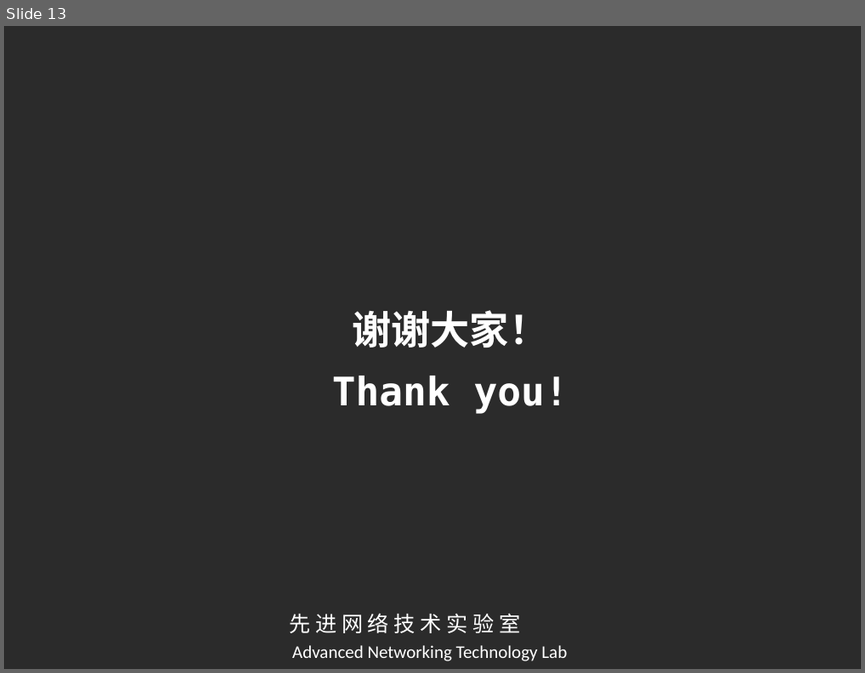
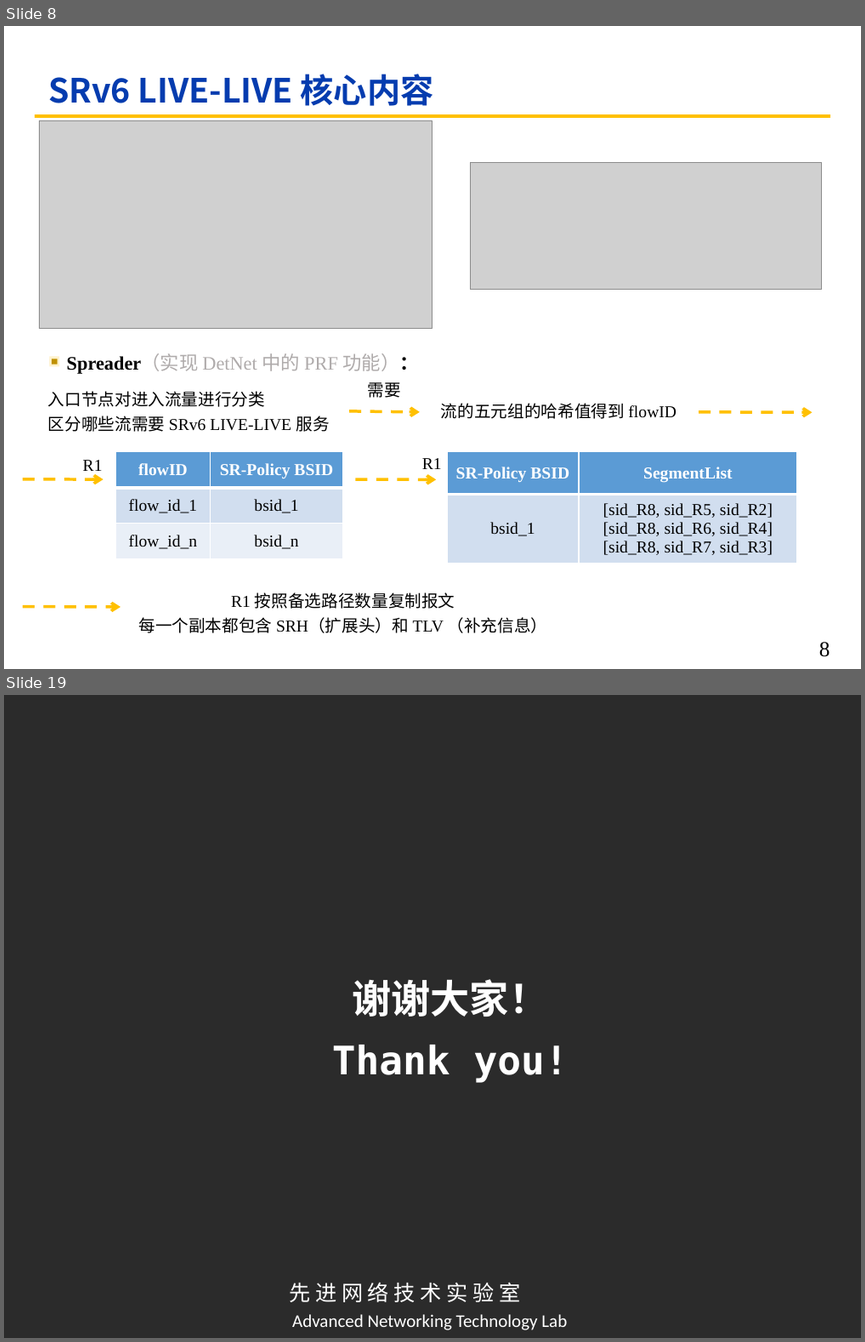
Before and after one commit to cyanbird811/ANTL_papers, a slide deck: 互联网络的设计_汇报/第二次/真正选择/第二次PPT.pptx. Shown one above the other, each under a label of ours: slide 13 before the commit, slides 8 and 19 after it; the slides between them are not shown. The pictures are 865x673 and 865x1342 pixels, drawn with LibreOffice and Linux fonts; fonts in the diff are those of the drawing; grey boxes stand for pictures; background and template pictures are left out; a plain dark background stands for a picture behind light text. Boxes give left, top, right and bottom in pixels: in the first picture for what was removed or moved away, otherwise in the second. Text is boxed around its words. In the diff, an @@ line names an element or a change of style, - is before the commit and + after.

```diff
--- a/互联网络的设计_汇报/第二次/真正选择/第二次PPT.pptx
+++ b/互联网络的设计_汇报/第二次/真正选择/第二次PPT.pptx
@@ slide 8 added at bbox=[4, 26, 861, 669], background #FFFFFF @@
@@ title added at bbox=[48, 74, 434, 106], 28 pt, text #053CAF, bold @@
+SRv6 LIVE-LIVE 核心内容
@@ line added from (35, 116) to (830, 116), #FFC000 3 pt @@
@@ picture added at bbox=[40, 120, 432, 328] @@
@@ picture added at bbox=[470, 163, 822, 290] @@
@@ rectangle added at bbox=[49, 356, 60, 366], fill #FFF2CC @@
@@ text added at bbox=[67, 353, 419, 374], 16 pt, text #AFABAB @@
+Spreader（实现 DetNet 中的 PRF 功能）：
@@ rectangle added at bbox=[52, 358, 57, 363], fill #BF9000 @@
@@ text added at bbox=[368, 382, 401, 397], 14 pt, text #000000 @@
+需要
@@ text added at bbox=[48, 391, 329, 431], 14 pt, text #000000 @@
+入口节点对进入流量进行分类
+区分哪些流需要 SRv6 LIVE-LIVE 服务
@@ text added at bbox=[441, 403, 676, 419], 14 pt, text #000000 @@
+流的五元组的哈希值得到 flowID
@@ arrow added from (349, 411) to (420, 412), #FFC000 2.5 pt dashed @@
@@ arrow added from (698, 412) to (812, 413), #FFC000 2.5 pt dashed @@
@@ table added at bbox=[115, 452, 342, 559], 3 rows, 2 columns @@
+flowID | SR-Policy BSID
+flow_id_1 | bsid_1
+flow_id_n | bsid_n
@@ text added at bbox=[422, 458, 442, 469], 14 pt, text #000000 @@
+R1
@@ table added at bbox=[447, 452, 797, 562], 2 rows, 2 columns @@
+SR-Policy BSID | SegmentList
+bsid_1 | [sid_R8, sid_R5, sid_R2] / [sid_R8, sid_R6, sid_R4] / [sid_R8, sid_R7, sid_R3]
@@ arrow added from (23, 479) to (103, 479), #FFC000 2.5 pt dashed @@
@@ text added at bbox=[83, 460, 103, 475], 14 pt, text #000000 @@
+R1
@@ arrow added from (355, 479) to (436, 479), #FFC000 2.5 pt dashed @@
@@ arrow added from (23, 606) to (120, 607), #FFC000 2.5 pt dashed @@
@@ text added at bbox=[138, 592, 548, 633], 14 pt, text #000000 @@
+R1 按照备选路径数量复制报文
+每一个副本都包含 SRH（扩展头）和 TLV （补充信息）
@@ page number added at bbox=[819, 641, 830, 657], 18 pt, text #000000 @@
+8
@@ what was slide 13 is now slide 19 @@
```
Also in this commit, not shown: 5 slides changed, 12 other slides added, 7 slides removed, 1 other file.
